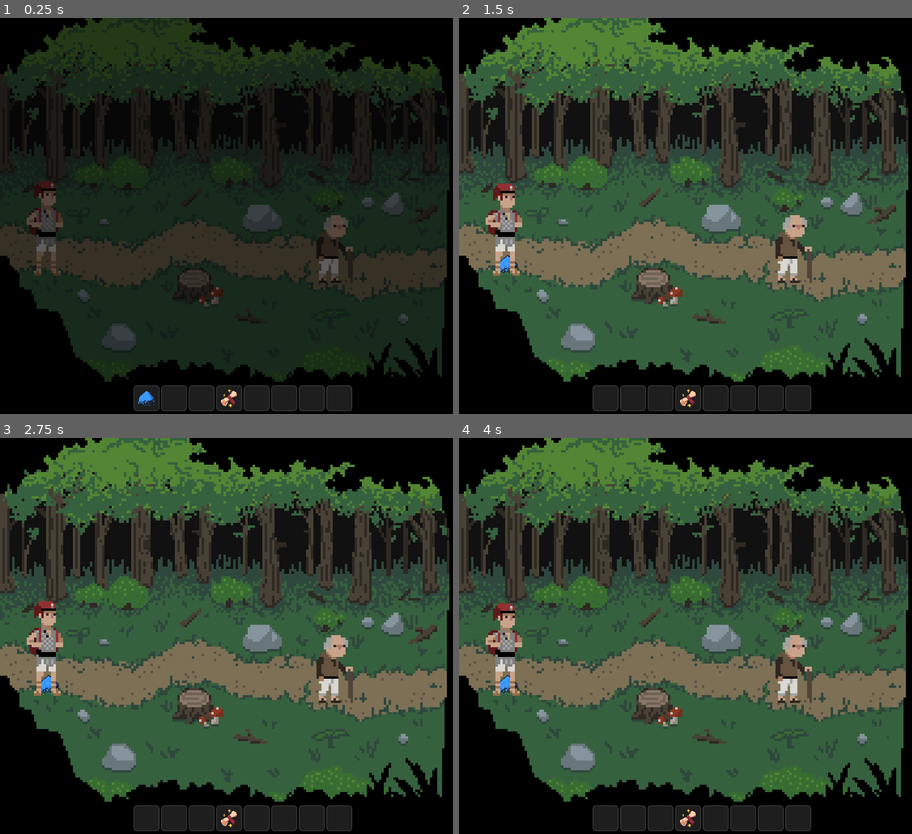
Above: before the commit, frames 1-4 (two rows, left to right).
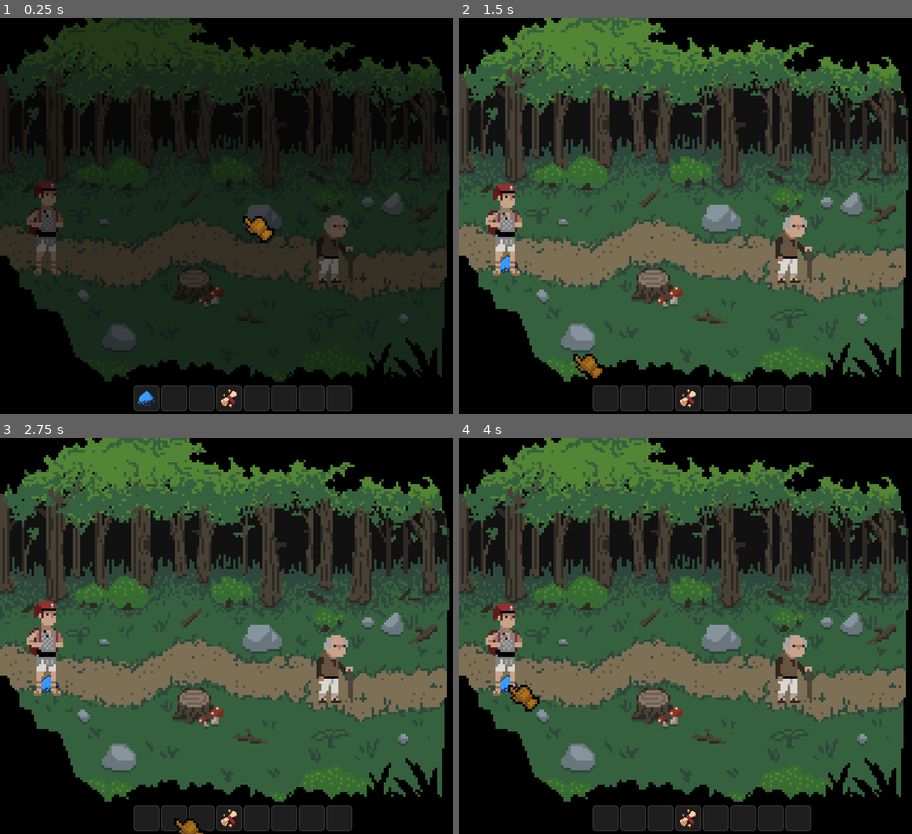
Above: after the commit, the same moments.

Repository: SleepyStudios/CourierOfCobblecove
Game: Godot game, scene res://scenes/zones/c4.tscn
The game is run twice, just before and just after one commit, with the same random seed, the same clock (stepped at 60 frames per second) and the same inputs.
Inputs (mouse positions are in pixels of both pictures, inside the frame that each line leads up to):
- Up to frame 1 (0.25 s): no input
- Up to frame 2 (1.5 s): drag from (603, 398) to (748, 128) at 0.52 s; drag from (603, 398) to (508, 263) at 1.27 s
- Up to frame 3 (2.75 s): move the mouse to (172, 818) at 2.02 s; press the mouse at (172, 818) at 2.03 s
- Up to frame 4 (4 s): release the mouse at (631, 818) at 2.75 s; drag from (662, 818) to (554, 576) at 2.77 s; drag from (631, 818) to (508, 683) at 3.52 s

The runs differ from the first frame. In frame 1, 0.3% of the frame differs, in the area x 53-61%, y 49-57%; in frame 2, 0.2%; in frame 3, 0.2%; in frame 4, 0.3%, in the area x 10-18%, y 62-70%.

Commit message:
cursor confining

Diff:
--- a/project.godot
+++ b/project.godot
@@ -24,7 +24,6 @@
 window/size/viewport_width=1200
 window/size/viewport_height=980
 window/size/resizable=false
-mouse_cursor/custom_image="res://sprites/cursor.png"
 mouse_cursor/tooltip_position_offset=Vector2(12, -90)
 
 [editor_plugins]
--- a/scenes/global.tscn
+++ b/scenes/global.tscn
@@ -1,9 +1,26 @@
-[gd_scene load_steps=5 format=3 uid="uid://esdpm2jrxnpr"]
+[gd_scene load_steps=9 format=3 uid="uid://esdpm2jrxnpr"]
 
 [ext_resource type="Script" path="res://scripts/global.gd" id="1_kkwxs"]
 [ext_resource type="PackedScene" uid="uid://c8hkbr3ewl6ef" path="res://scenes/scene_transition.tscn" id="2_7hg2b"]
 [ext_resource type="Script" path="res://scripts/map_manager.gd" id="3_u14cu"]
 [ext_resource type="Script" path="res://scripts/quest_manager.gd" id="4_m3mpk"]
+[ext_resource type="Texture2D" uid="uid://mkw4t8m47ifn" path="res://sprites/cursor.png" id="5_gfcq0"]
+[ext_resource type="Texture2D" uid="uid://bpm0nhaybabnx" path="res://sprites/cursor_grab.png" id="6_kxn8n"]
+[ext_resource type="Script" path="res://scripts/cursor.gd" id="7_mjail"]
+
+[sub_resource type="SpriteFrames" id="SpriteFrames_a3l28"]
+animations = [{
+"frames": [{
+"duration": 1.0,
+"texture": ExtResource("6_kxn8n")
+}, {
+"duration": 1.0,
+"texture": ExtResource("5_gfcq0")
+}],
+"loop": false,
+"name": &"default",
+"speed": 5.0
+}]
 
 [node name="Global" type="Node2D"]
 script = ExtResource("1_kkwxs")
@@ -15,3 +32,11 @@
 
 [node name="QuestManager" type="Node" parent="."]
 script = ExtResource("4_m3mpk")
+
+[node name="CanvasLayer" type="CanvasLayer" parent="."]
+layer = 2
+
+[node name="Cursor" type="AnimatedSprite2D" parent="CanvasLayer"]
+sprite_frames = SubResource("SpriteFrames_a3l28")
+centered = false
+script = ExtResource("7_mjail")
--- /dev/null
+++ b/scripts/cursor.gd
@@ -0,0 +1,34 @@
+extends AnimatedSprite2D
+
+const CursorAnim = preload("res://scenes/cursor_anim.tscn")
+
+func _ready():
+	set_frame_and_progress(1, 1)
+	Input.set_mouse_mode(Input.MOUSE_MODE_CONFINED_HIDDEN)
+
+func _unhandled_input(event):
+	if event.is_action_pressed("click"):
+		play("default")
+	if event.is_action_pressed("ui_cancel"):
+		get_tree().quit()
+
+func connect_player(player: Player):
+	player.on_destination_set.connect(_on_destination_set)
+
+func _process(delta):
+	position = get_global_mouse_position()
+
+func _on_destination_set(destination: Vector2):
+	var cursor_anim = CursorAnim.instantiate()
+	cursor_anim.position = get_global_mouse_position()
+	Global.add_child(cursor_anim)
+
+func start_dragging():
+	set_frame_and_progress(0, 0)
+
+func stop_dragging():
+	set_frame_and_progress(1, 1)
+
+func play_anim():
+	set_frame_and_progress(1, 1)
+	play("default")
--- a/scripts/dialogue_box.gd
+++ b/scripts/dialogue_box.gd
@@ -36,6 +36,8 @@
 			false if is_successful() else Global.inventory_data.has_item(dialogue_data.action_requirements[i])
 
 func _on_button_pressed(index: int):
+	Global.cursor.play_anim()
+
 	Global.inventory_data.remove_item(dialogue_data.action_requirements[index])
 	$MarginContainer/Text.text = dialogue_data.action_success_texts[index]
 	Global.quest_manager.complete_quest(npc_name, index)
--- a/scripts/global.gd
+++ b/scripts/global.gd
@@ -5,20 +5,22 @@
 
 var inventory_data = preload("res://resources/inventory.tres")
 @onready var quest_manager = $QuestManager
+@onready var cursor = $CanvasLayer/Cursor
 
 var post_teleport_data: Dictionary
-var _player: Player
+var player: Player
 
 func _ready():
 	$SceneTransition.load_initial_scene()
 
 func go_to_zone(zone: String):
 	$SceneTransition.change_scene("res://scenes/zones/%s.tscn" % zone)
-	post_teleport_data = _player.get_teleport_data()
+	post_teleport_data = player.get_teleport_data()
 
 func register_player(player: Player):
-	_player = player
+	self.player = player
 	player.set_post_teleport_data(post_teleport_data)
+	cursor.connect_player(player)
 
 func register_dropped_item(dropped_item: DroppedItem):
 	dropped_item_registered.emit(dropped_item)
--- a/scripts/inventory_ui.gd
+++ b/scripts/inventory_ui.gd
@@ -1,9 +1,6 @@
 extends Control
 
 var grabbed_slot_data: SlotData
-
-var base_cursor = load("res://sprites/cursor.png")
-var grab_cursor = load("res://sprites/cursor_grab.png")
 
 const DroppedItem = preload("res://scenes/dropped_item.tscn")
 
@@ -44,7 +41,7 @@
 	if grabbed_slot_data:
 		grabbed_slot.show()
 		grabbed_slot.set_slot_data(grabbed_slot_data, true, index)
-		Input.set_custom_mouse_cursor(grab_cursor)
+		Global.cursor.start_dragging()
 	else:
 		grabbed_slot.hide()
-		Input.set_custom_mouse_cursor(base_cursor)
+		Global.cursor.stop_dragging()
--- a/scripts/player.gd
+++ b/scripts/player.gd
@@ -1,7 +1,7 @@
 extends CharacterBody2D
 class_name Player
 
-const CursorAnim = preload("res://scenes/cursor_anim.tscn")
+signal on_destination_set(destination: Vector2)
 
 const MIN_MOVE_RANGE = 4
 
@@ -21,9 +21,7 @@
 			destination = possible
 			has_destination = true
 
-			var cursor_anim = CursorAnim.instantiate()
-			cursor_anim.position = get_global_mouse_position()
-			get_tree().get_root().add_child(cursor_anim)
+			on_destination_set.emit(destination)
 
 			if in_dialogue_with_npc:
 				in_dialogue_with_npc.hide_dialogue()
